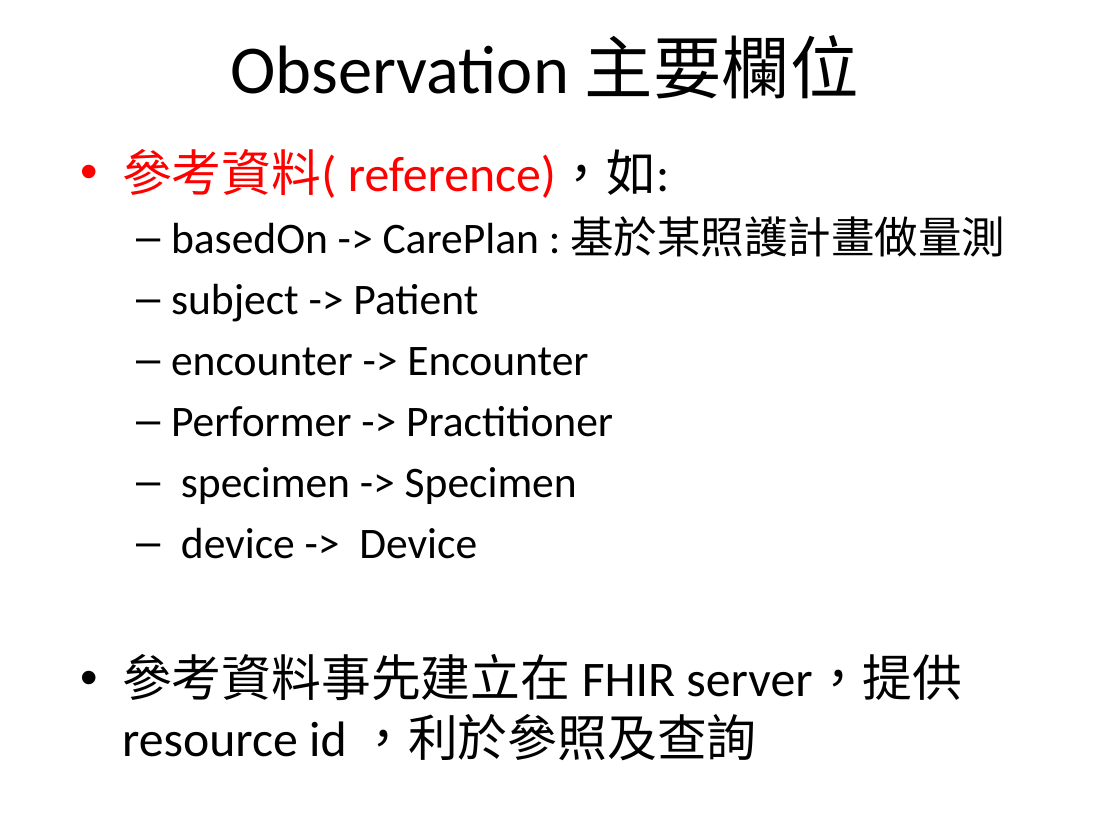
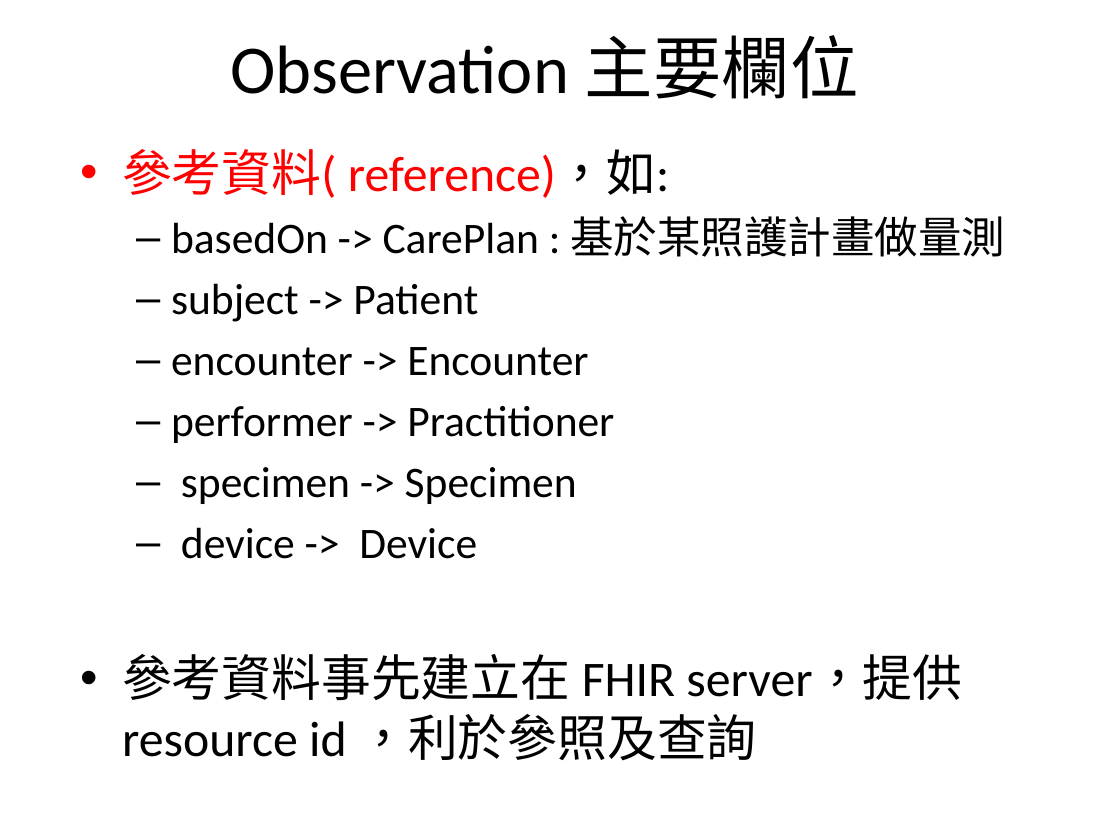
Before and after one commit to mos2718/FHIRspec, a slide deck: slide 12 of Spec/FHIR_Observation.pptx (slide 10 before the commit). Drawn at 1120x840 pixels with LibreOffice and Linux fonts; fonts in the diff are those of the drawing. Boxes give left, top, right and bottom in pixels: in the first picture for what was removed or moved away, otherwise in the second. Text is boxed around its words. In the diff, an @@ line names an element or a change of style, - is before the commit and + after.

```diff
--- a/Spec/FHIR_Observation.pptx
+++ b/Spec/FHIR_Observation.pptx
@@ text at (x1=171, y1=406, x2=614, y2=443): text changed @@
-  – Performer -> Practitioner
+  – performer -> Practitioner
```
Also in this commit, not shown: 2 other slides changed, 17 slides added, 5 slides removed.
